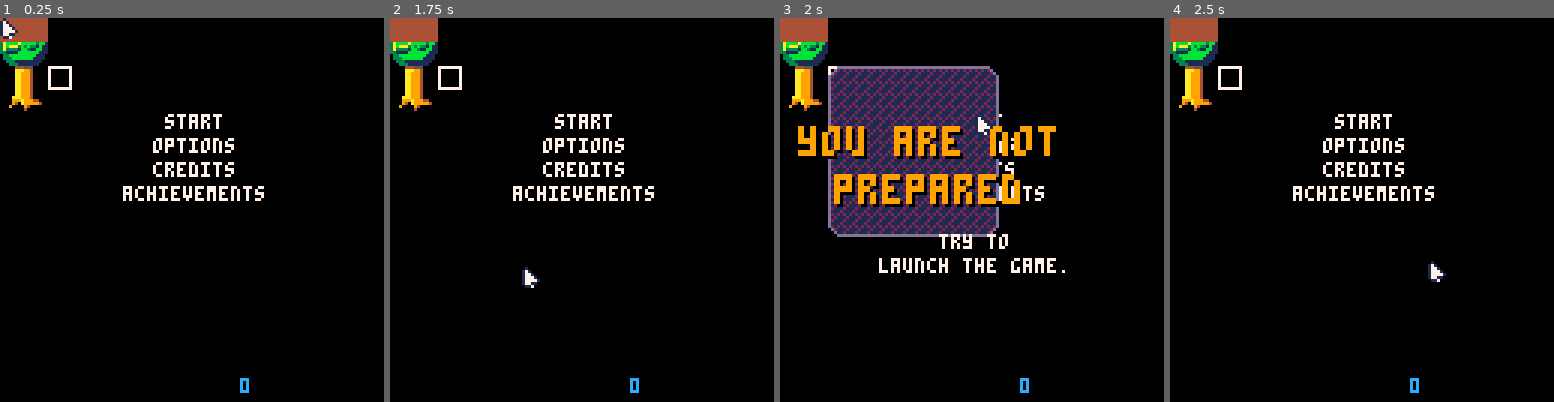
Above: before the commit, frames 1-4 (left to right).
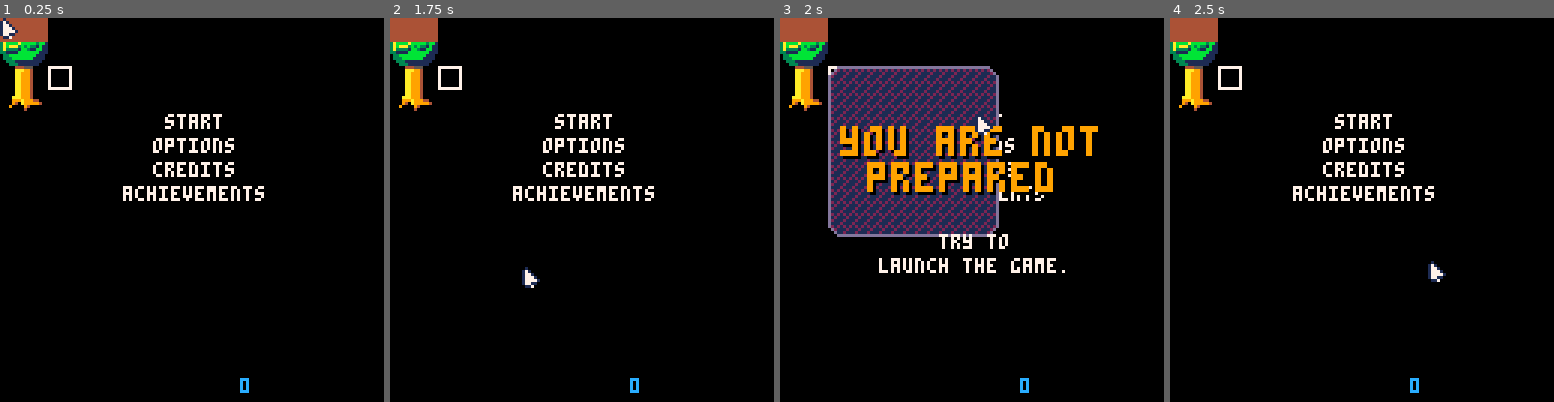
Above: after the commit, the same moments.

Repository: Mastoast/LDJam58
Game: PICO-8 cartridge ldjam58.p8
Same seed, same stepped clock (60 frames per second), same inputs: the game is played once before the commit and once after it.
Inputs (mouse positions are in pixels of both pictures, inside the frame that each line leads up to):
- Up to frame 1 (0.25 s): no input
- Up to frame 2 (1.75 s): click (459, 121) at 0.67 s; tap X (X key) at 1.07 s; click (520, 267) at 1.22 s
- Up to frame 3 (2 s): click (975, 114) at 1.77 s
- Up to frame 4 (2.5 s): tap X (X key) at 2.07, 2.4 s; click (1427, 259) at 2.32 s

Frames 1-2 are identical in both runs. In frame 3, 8.1% of the frame differs, in the area x 4-83%, y 28-50%; in frame 4, nothing differs.

Commit message:
Add comment exemple

Diff:
--- a/main.lua
+++ b/main.lua
@@ -20,9 +20,12 @@
     printh("NEW RUN ===================")
 end
 
--- gstate
--- 1 = Menu
--- 2 = popup
+--[[
+gstate
+1 = Menu
+2 = popup
+]]
+
 
 function init_level()
     gtime = 0
@@ -142,12 +145,16 @@
 end
 
 -- print at center
-function print_centered(str, x, y, col, w)
-    local size = w and 4 or 2
+function print_centered(str, x, y, col, w, ui)
+    local size = w and 3 or 2
     local strs = split(str, "//")
     for i=0, #strs-1 do
         local length = #(strs[i+1]) * size - size/2
-        print(strs[i+1], x - length, y + i * size*2, col)
+        if ui then
+            print(strs[i+1], cam.x + 64 - length, cam.y + y + i * size*2, col)
+        else
+            print(strs[i+1], x - length, y + i * size*2, col)
+        end
     end
 end
 
